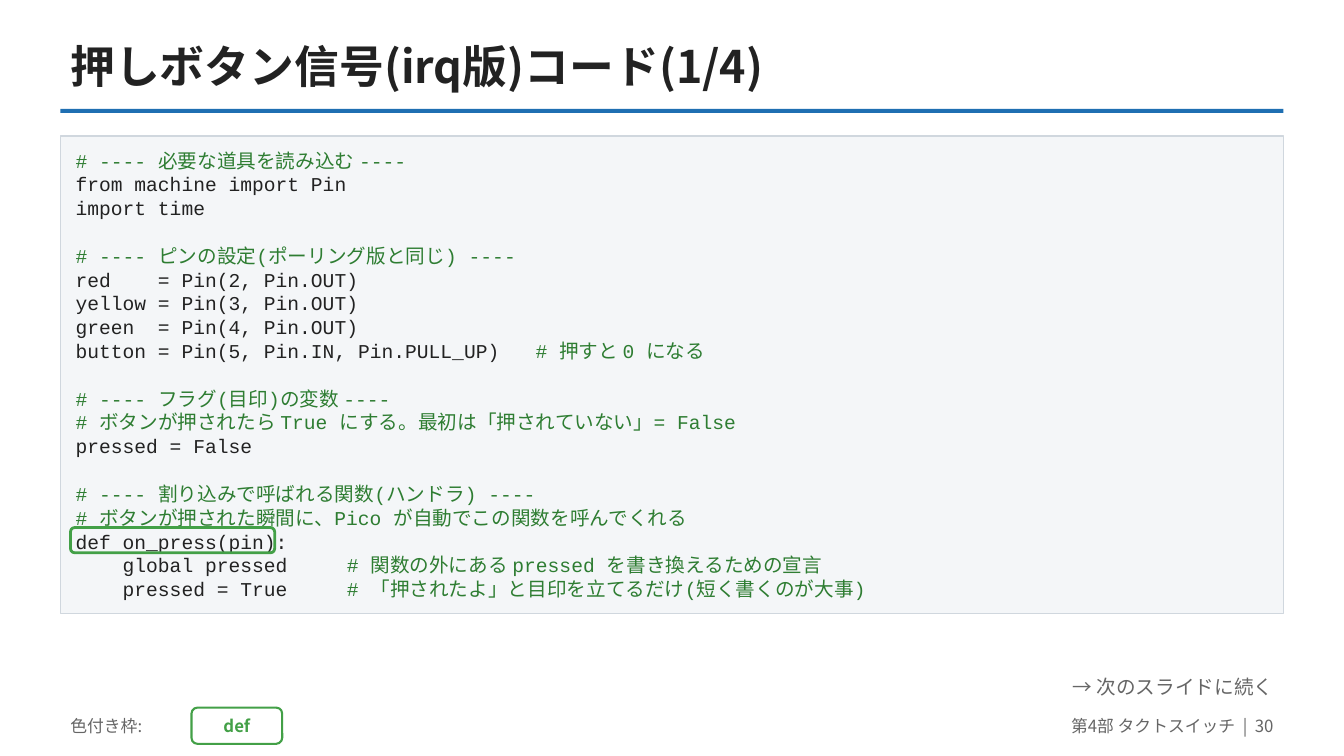
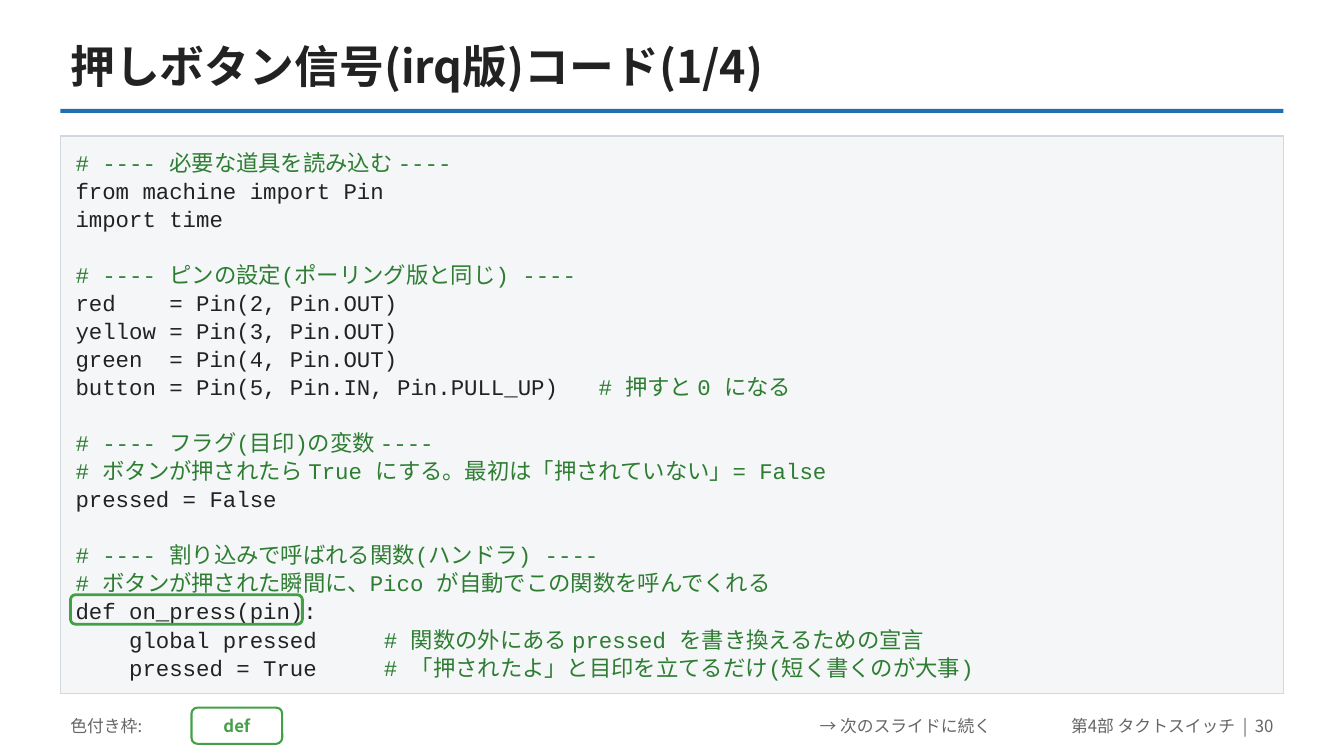
Before and after one commit to yuracode/isiot, a slide deck: slide 30 of slides/pico_sensor_intro.pptx. Drawn at 1344x756 pixels with LibreOffice and Linux fonts; fonts in the diff are those of the drawing. Boxes give left, top, right and bottom in pixels: in the first picture for what was removed or moved away, otherwise in the second. Text is boxed around its words. In the diff, an @@ line names an element or a change of style, - is before the commit and + after.

```diff
--- a/slides/pico_sensor_intro.pptx
+++ b/slides/pico_sensor_intro.pptx
@@ text "# ---- 必要な道具を読み込む ----" at box(76, 152, 974, 681): size 14 to 16 pt; line spacing 17pt to 20pt @@
@@ rectangle: place and size @@
-rectangle at box(60, 136, 1284, 614)
+rectangle at box(60, 136, 1284, 694)
@@ rounded rectangle: place and size @@
-rounded rectangle at box(71, 527, 274, 553)
+rounded rectangle at box(71, 595, 302, 624)
@@ text "→ 次のスライドに続く": place and size @@
-text "→ 次のスライドに続く" at box(1097, 677, 1274, 696)
+text "→ 次のスライドに続く" at box(840, 718, 991, 733)
@@ text "→ 次のスライドに続く" at box(840, 718, 991, 733): size 14 to 12 pt @@
```
Also in this commit, not shown: 20 other slides changed, 2 other files.
